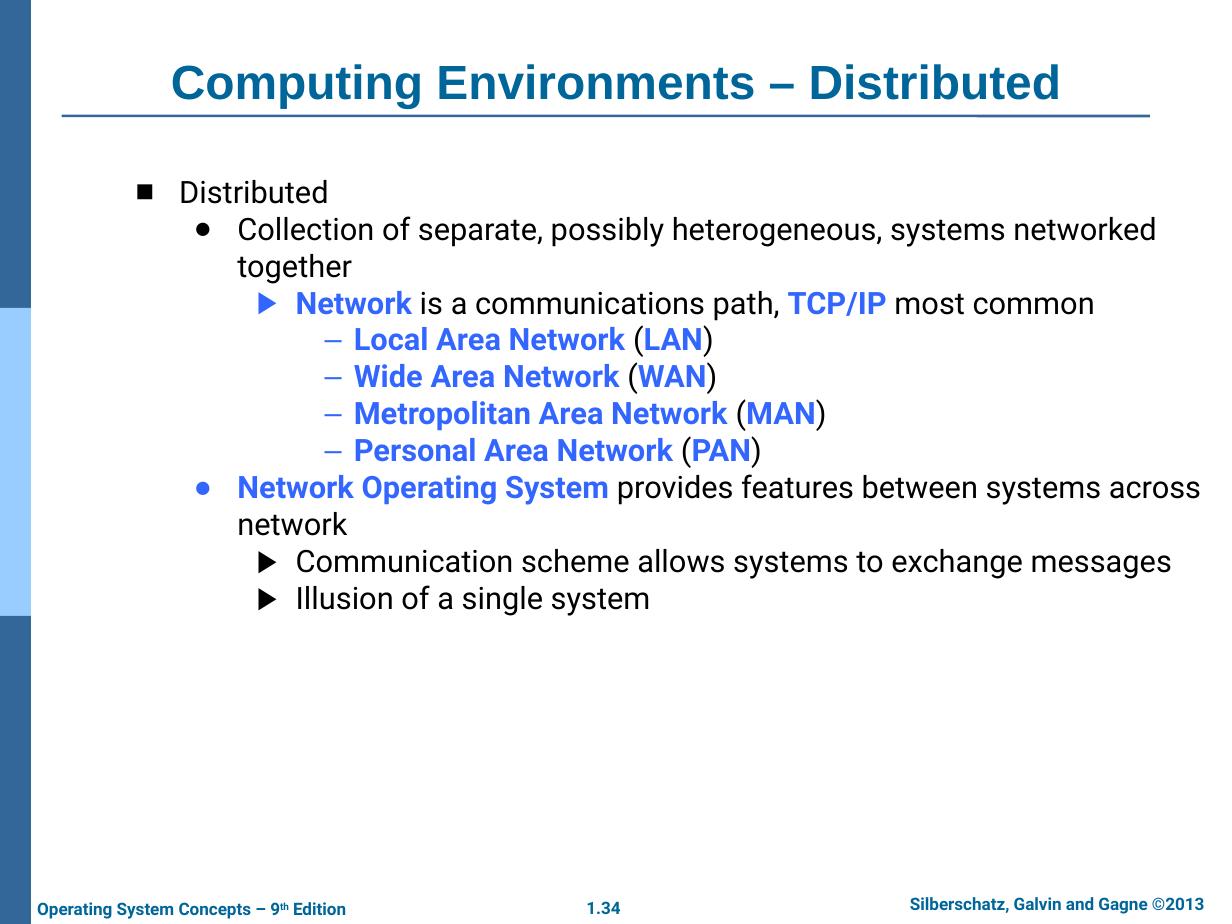
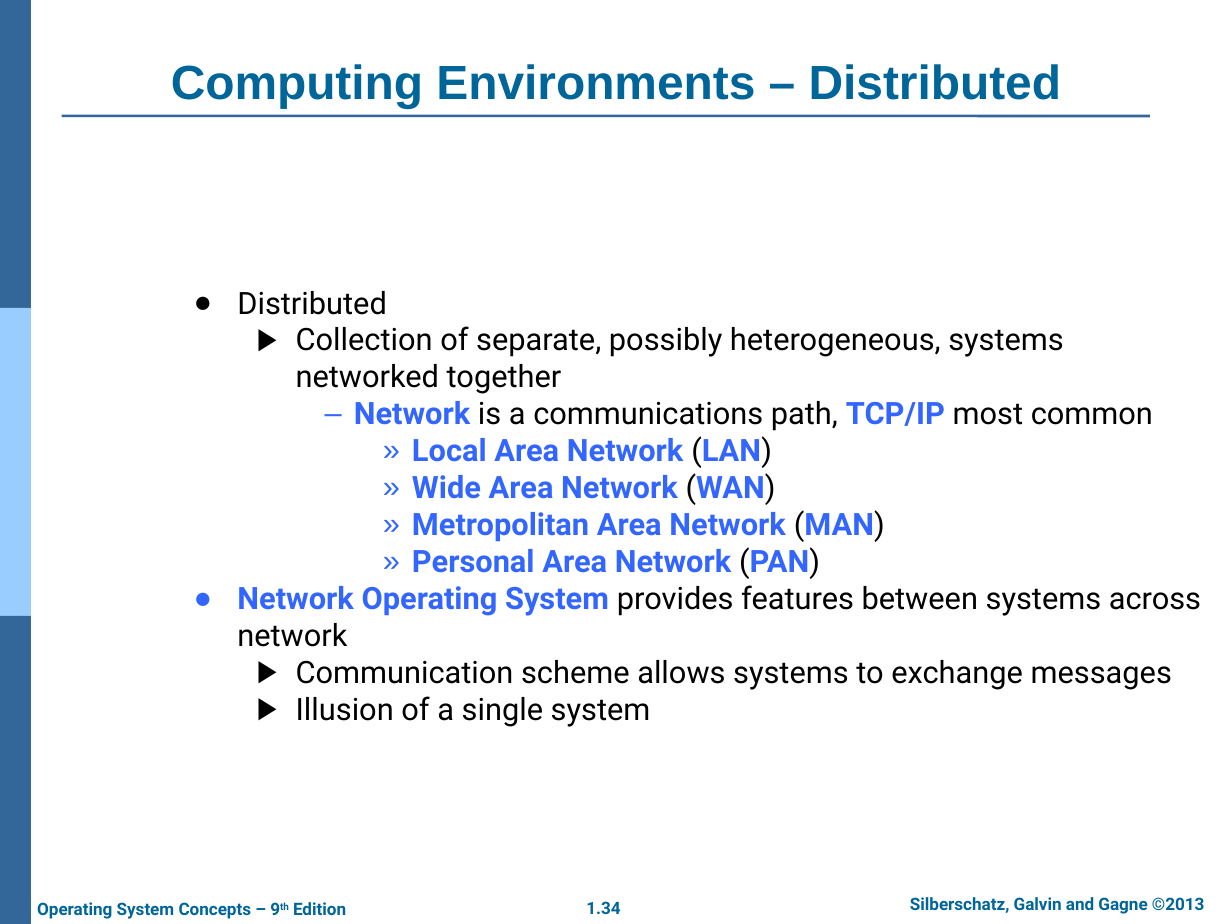
Before and after one commit to junaidasif-dev/BSAI-Content, a slide deck: slide 34 of Sem-5/OS/Theory/ch1.pptx 1ST OCT.pptx. Drawn at 1232x924 pixels with LibreOffice and Linux fonts; fonts in the diff are those of the drawing; background and template pictures are left out. Boxes give left, top, right and bottom in pixels: in the first picture for what was removed or moved away, otherwise in the second. Text is boxed around its words. In the diff, an @@ line names an element or a change of style, - is before the commit and + after.

```diff
--- a/Sem-5/OS/Theory/ch1.pptx 1ST OCT.pptx
+++ b/Sem-5/OS/Theory/ch1.pptx 1ST OCT.pptx
@@ text at <box>237,291,1153,579</box>: bullet ■ to ●; list level 1 to 2 in "Distributed"; bullet colour #993300 to #CC6600; bullet ● to ▶; list level 2 to 3 in "Collection of separate, possibly heterogeneous, ..."; bullet colour #CC6600 to #009900; bullet ▶ to –; list level 3 to 4 in "Network is a communications path, ..."; bullet colour #009900 to #FFCC00; bullet – to »; list level 4 to 5 in "Local Area Network (LAN)"; bullet colour #FFCC00 to #FF0066; list level 4 to 5 in "Wide Area Network (WAN)"; list level 4 to 5 in "Metropolitan Area Network (MAN)"; list level 4 to 5 in "Personal Area Network (PAN)" @@
```
Also in this commit, not shown: 3 other slides changed, 12 other files.
